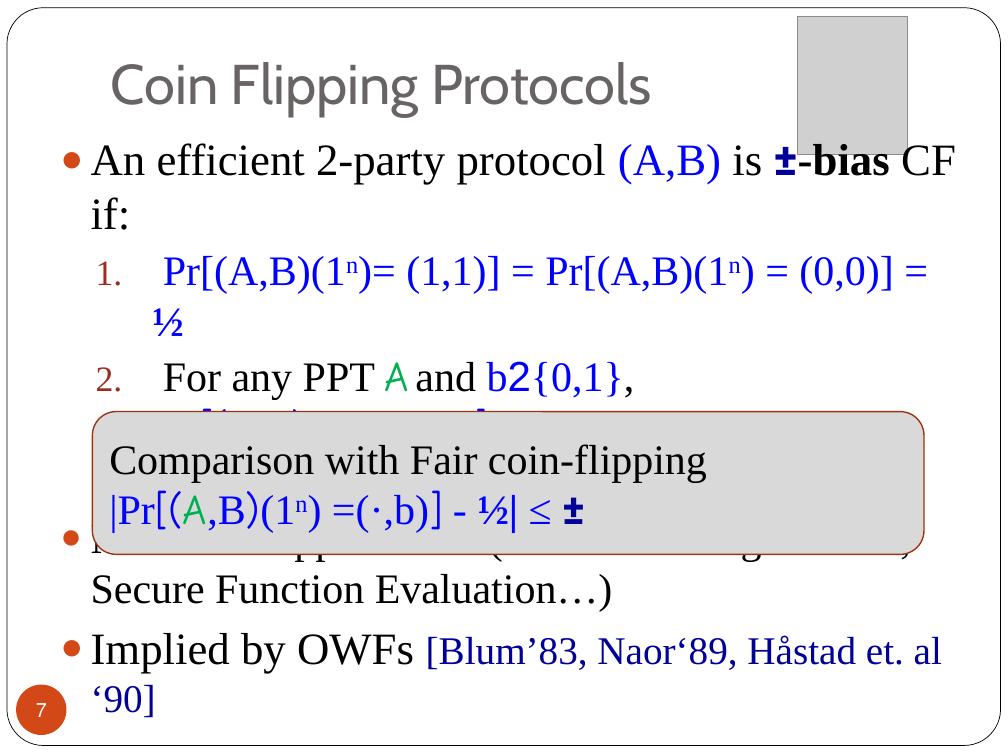
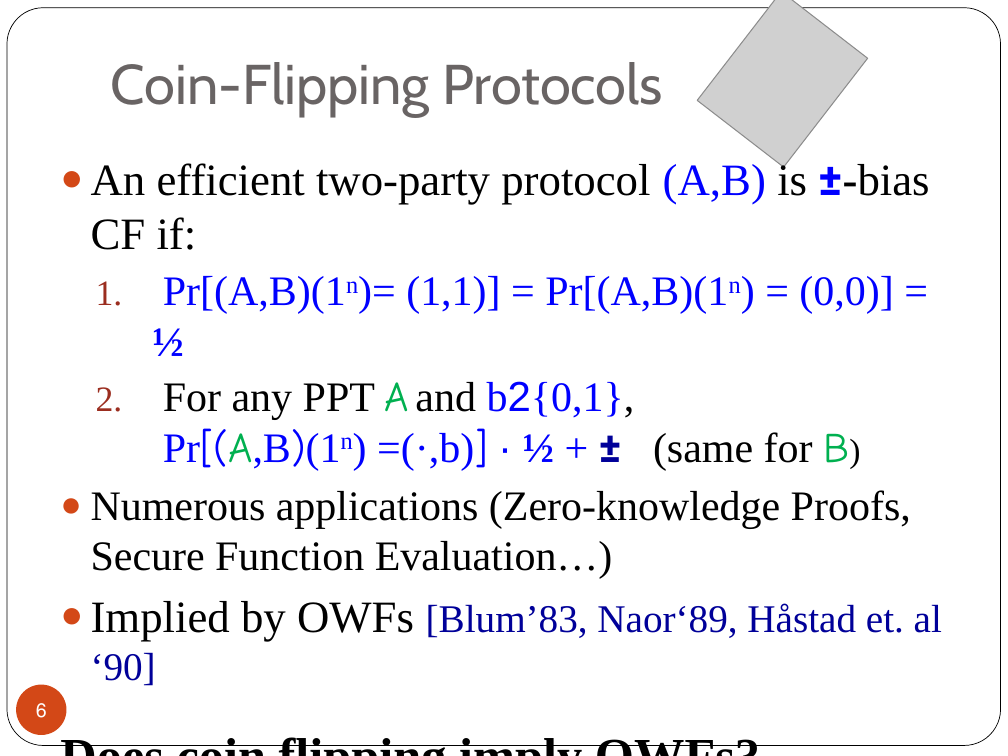
Before and after one commit to iftachh/MyHomepage, a slide deck: slide 6 of papers/CoinFlipping/Seminar.pptx (slide 7 before the commit). Drawn at 1008x756 pixels with LibreOffice and Linux fonts; fonts in the diff are those of the drawing; grey boxes stand for pictures. Boxes give left, top, right and bottom in pixels: in the first picture for what was removed or moved away, otherwise in the second. Text is boxed around its words. In the diff, an @@ line names an element or a change of style, - is before the commit and + after.

```diff
--- a/papers/CoinFlipping/Seminar.pptx
+++ b/papers/CoinFlipping/Seminar.pptx
@@ picture at [697, 0, 867, 167]: rotation 0 to 37 degrees @@
@@ title at [111, 62, 663, 117]: text changed @@
-Coin Flipping Protocols
+Coin-Flipping Protocols
@@ text "An efficient two-party protocol (A,B) ...": place and size @@
-text "An efficient two-party protocol (A,B) ..." at [91, 134, 956, 718]
+text "An efficient two-party protocol (A,B) ..." at [91, 161, 942, 686]
@@ text "An efficient two-party protocol (A,B) ..." at [91, 161, 942, 686]: size 32 to 36 pt, text colour #006EC0 to #000000 in "Does coin flipping imply OWFs?" @@
@@ text at [91, 161, 929, 250]: text changed @@
-● An efficient 2-party protocol (A,B) is ±-bias CF if:
+● An efficient two-party protocol (A,B) is ±-bias CF if:
@@ rounded rectangle removed at [93, 411, 924, 554] @@
-Comparison with Fair coin-flipping
-|Pr[(A,B)(1n) =(·,b)] - ½| ≤ ±
@@ text at [118, 464, 580, 502]: paragraph removed @@
-  * A protocol is CF if ± = negl(n).
@@ page number at [36, 703, 47, 718]: text changed @@
-7
+6
```
Also in this commit, not shown: 20 other slides changed, 1 slide added, 4 slides removed.
